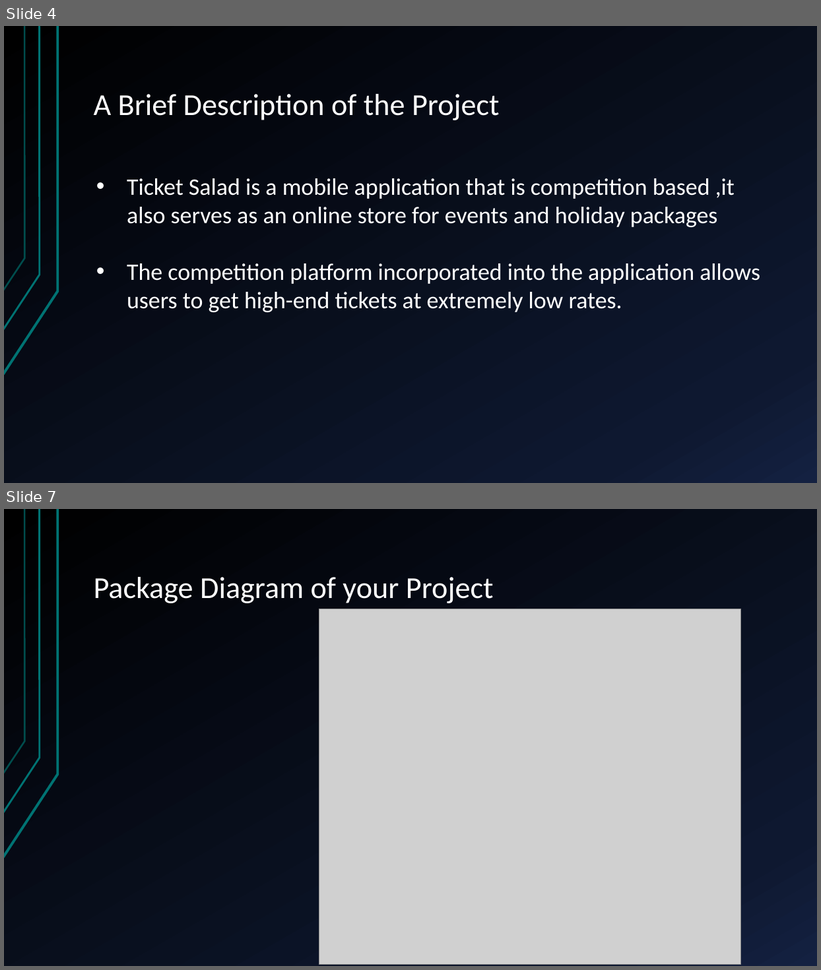
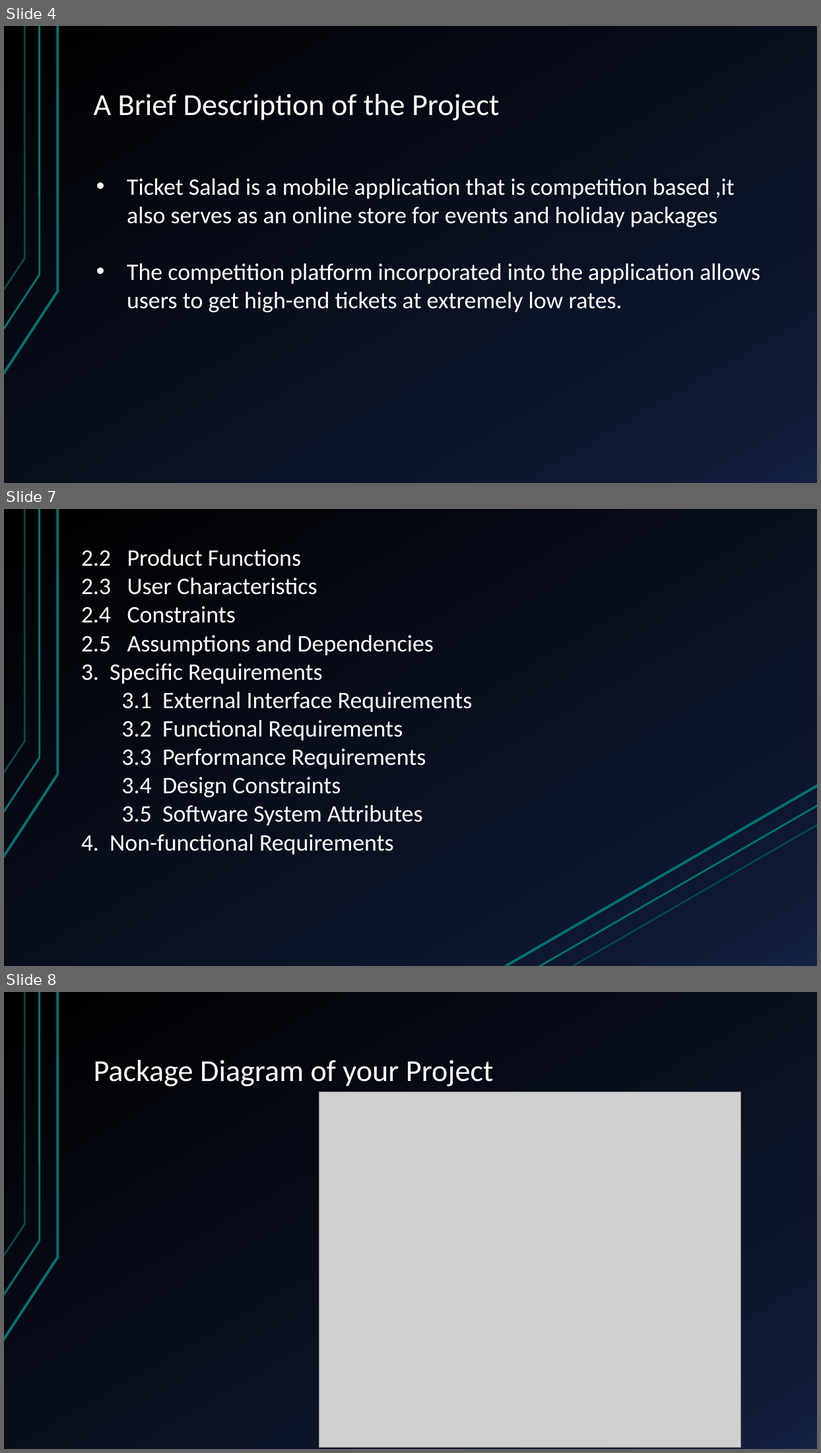
Before and after one commit to tdsa/ticketsalad, a slide deck: Slideshow/Team Hackermen.pptx. Shown one above the other, each under a label of ours: slides 4 and 7 before the commit, slides 4, 7 and 8 after it; the slides between them are not shown. The pictures are 821x970 and 821x1453 pixels, drawn with LibreOffice and Linux fonts; fonts in the diff are those of the drawing; grey boxes stand for pictures. Boxes give left, top, right and bottom in pixels: in the first picture for what was removed or moved away, otherwise in the second. Text is boxed around its words. In the diff, an @@ line names an element or a change of style, - is before the commit and + after.

```diff
--- a/Slideshow/Team Hackermen.pptx
+++ b/Slideshow/Team Hackermen.pptx
@@ slide 7 added at (4,509,817,966), background gradient #000000 to #0F1931 to #142242; not listed: 3 template elements that a slide beside it also shows @@
@@ text added at (81,549,473,855), 28 pt, text #FFFFFF @@
+2.2 Product Functions
+2.3 User Characteristics
+2.4 Constraints
+2.5 Assumptions and Dependencies
+3. Specific Requirements
+  3.1 External Interface Requirements
+  3.2 Functional Requirements
+  3.3 Performance Requirements
+  3.4 Design Constraints
+  3.5 Software System Attributes
+4. Non-functional Requirements
@@ line added from (506, 966) to (817, 786), #007373 3 pt @@
@@ line added from (538, 966) to (817, 805), #007373 2.25 pt @@
@@ line added from (572, 966) to (817, 825), #007373 2 pt @@
@@ what was slide 7 is now slide 8 @@
```
Also in this commit, not shown: 4 slides changed, 1 other slide added, 4 slides removed.
